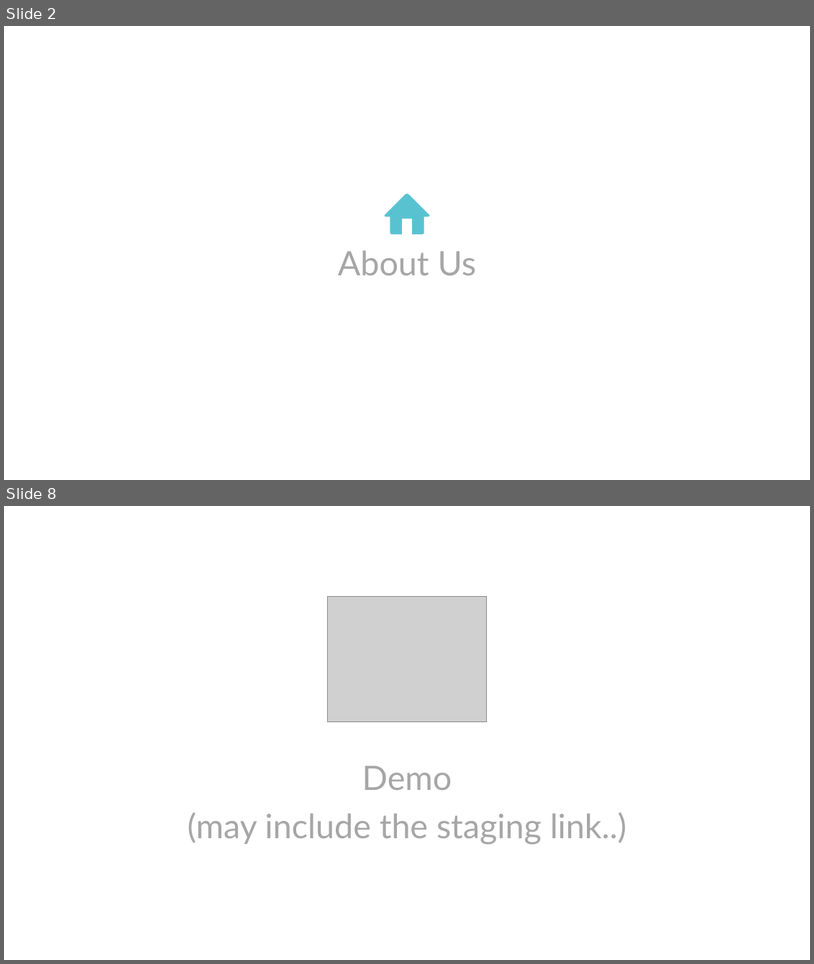
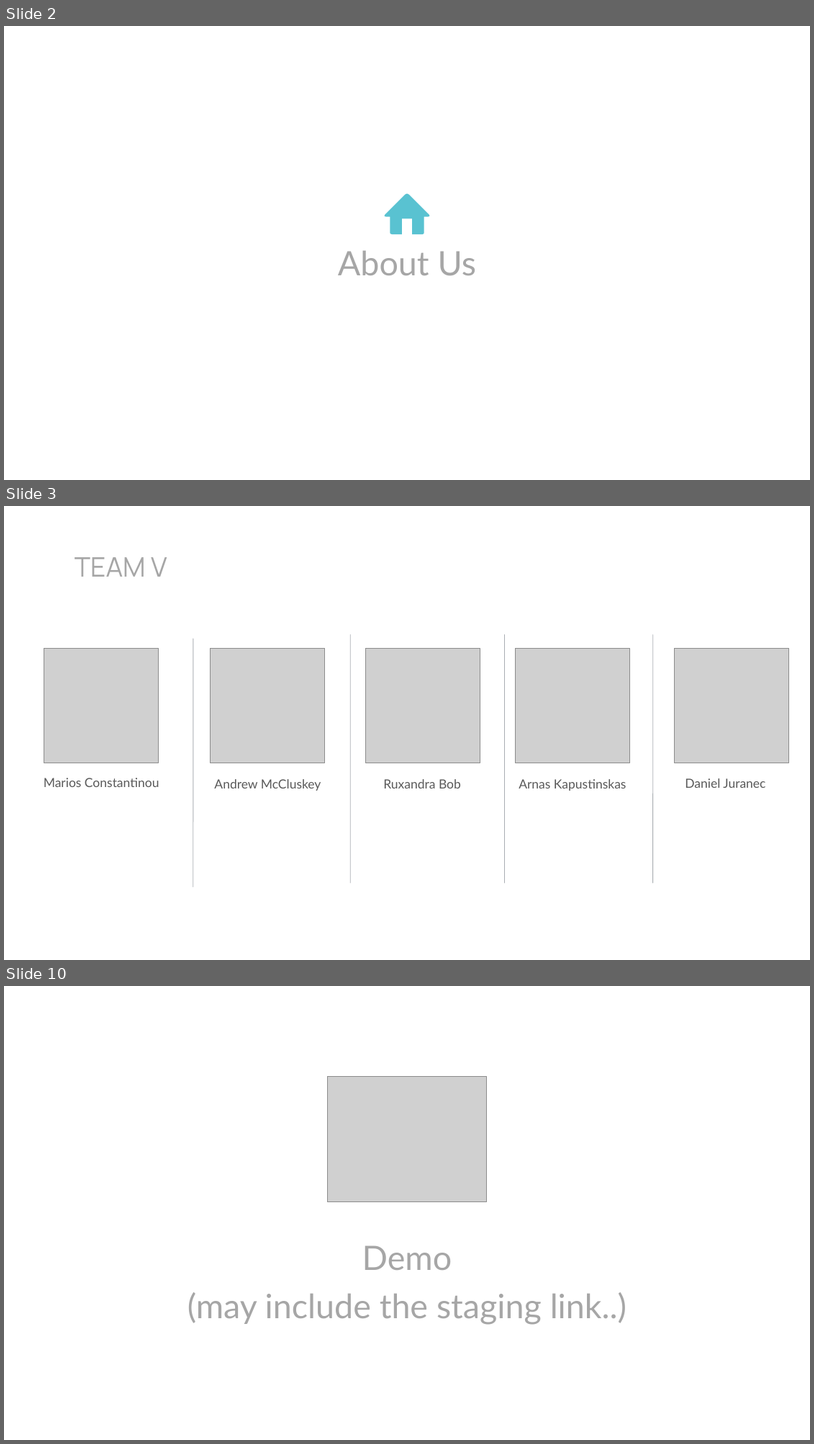
Before and after one commit to rbob96/GRNFanZone, a slide deck: Documentation/Demonstration/Demo - Final.pptx. Shown one above the other, each under a label of ours: slides 2 and 8 before the commit, slides 2, 3 and 10 after it; the slides between them are not shown. The pictures are 814x964 and 814x1444 pixels, drawn with LibreOffice and Linux fonts; fonts in the diff are those of the drawing; grey boxes stand for pictures. Boxes give left, top, right and bottom in pixels: in the first picture for what was removed or moved away, otherwise in the second. Text is boxed around its words. In the diff, an @@ line names an element or a change of style, - is before the commit and + after.

```diff
--- a/Documentation/Demonstration/Demo - Final.pptx
+++ b/Documentation/Demonstration/Demo - Final.pptx
@@ slide 3 added at box(4, 506, 810, 960), background #FFFFFF @@
@@ title added at box(75, 557, 167, 577), 32 pt, text #A6A6A6 @@
+TEAM V
@@ line added from (350, 883) to (350, 635), #A9AEB3 0.75 pt @@
@@ line added from (505, 883) to (505, 635), #A9AEB3 0.75 pt @@
@@ line added from (653, 883) to (653, 635), #A9AEB3 0.75 pt @@
@@ picture added at box(44, 648, 158, 762) @@
@@ line added from (193, 886) to (193, 638), #A9AEB3 0.75 pt @@
@@ picture added at box(211, 648, 324, 762) @@
@@ picture added at box(365, 648, 480, 762) @@
@@ picture added at box(516, 648, 630, 762) @@
@@ picture added at box(675, 648, 790, 762) @@
@@ text added at box(44, 777, 160, 787), 15 pt, text #595959 @@
+Marios Constantinou
@@ text added at box(214, 779, 322, 790), 15 pt, text #595959 @@
+Andrew McCluskey
@@ text added at box(383, 779, 461, 788), 15 pt, text #595959 @@
+Ruxandra Bob
@@ text added at box(519, 779, 627, 790), 15 pt, text #595959 @@
+Arnas Kapustinskas
@@ text added at box(685, 778, 766, 788), 15 pt, text #595959 @@
+Daniel Juranec
@@ what was slide 8 is now slide 10 @@
```
Also in this commit, not shown: 1 slide changed, 5 other slides added, 4 slides removed, 12 other files.
